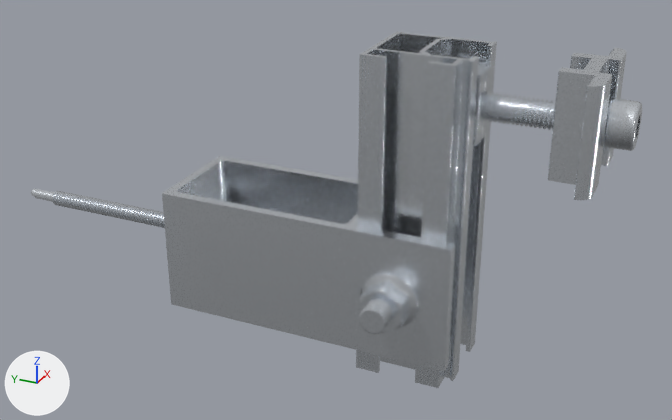
The glTF model public/models/long-rail-lite-mid-clamp.glb, before and after one commit.
One viewpoint serves both versions: a 50 mm camera at (-0.222, -0.159, 0.177) aimed at (0.019, -0.051, 0.057). The axes (+X, +Y, +Z) are drawn at lower left. The lights are the same throughout. The older version comes first. Vertices at exactly the same position are counted once.

In view in the first picture: 'assembly'.
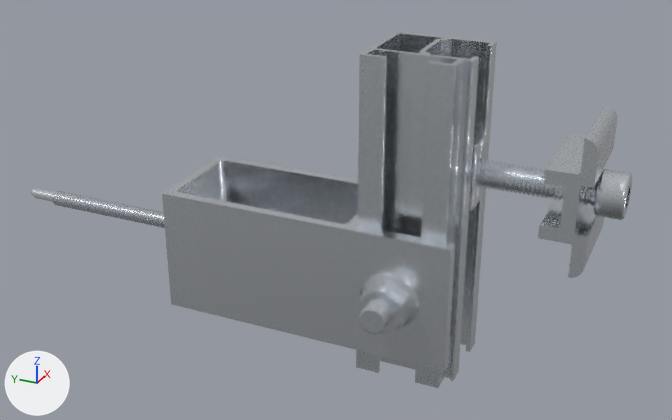
Commit message: Update all mid clamp assembly GLBs from revised STEP files
Long Rail Lite/Pro/Ultra, MonoRail 100/70/65/Pro, MiniRail 100/70/Short

What differs and where, as boxes [x1, y1, x2, y2] in the pictures (672 x 420 px; the box of a moved part takes in the faces that stretch with it):
'assembly', reshaped: before [31, 32, 642, 388]; after [31, 32, 632, 388]
part 1 of me_assembly, moved or reshaped: before [548, 48, 627, 200]; after [538, 105, 617, 278]
part 2 of me_assembly, added: after [475, 159, 632, 220]
part 3 of me_assembly, deleted: before [479, 92, 642, 151]
part 4 of me_assembly, moved or reshaped: before [170, 62, 491, 334]; after [170, 131, 486, 333]

Diff of the bpy script that builds the scene:
```diff
--- a/public/models/long-rail-lite-mid-clamp.glb.py
+++ b/public/models/long-rail-lite-mid-clamp.glb.py
@@ me_assembly @@
 # used by ob_assembly; location = (0.0, 0.0, 0.0)
-me_assembly.from_pydata(...)  # 19263 vertices, 38517 faces; spans x -0.014..0.041, y -0.137..0.071, z 0.011..0.111
+me_assembly.from_pydata(...)  # 19340 vertices, 38671 faces; spans x -0.014..0.036, y -0.137..0.071, z 0.011..0.111
+# me_assembly part 1: the loose piece of 636 vertices spanning x 0.001..0.041, y -0.129..-0.116, z 0.081..0.111 is turned 90 degrees about the y axis through its middle, then moved by (0.0, 0.0, -0.02)
+# me_assembly part 2: a new loose piece of 5380 vertices spanning x 0.014..0.027, y -0.137..-0.082, z 0.07..0.083, in mat_aluminium (white #e5eaf0)
+# me_assembly part 3: the loose piece of 5394 vertices spanning x 0.014..0.027, y -0.137..-0.082, z 0.09..0.103 is deleted
+# me_assembly part 4: 600 vertices moved within x -0.014..0.006, y -0.082..-0.068, z 0.036..0.045; 623 vertices removed from x -0.014..0.029, y -0.095..-0.068, z 0.037..0.106; 597 vertices added at x -0.014..0.029, y -0.095..-0.067, z 0.034..0.08
+# other edits to the shape of me_assembly do not show in these pictures
 me_assembly.materials.append(mat_aluminium)
```
